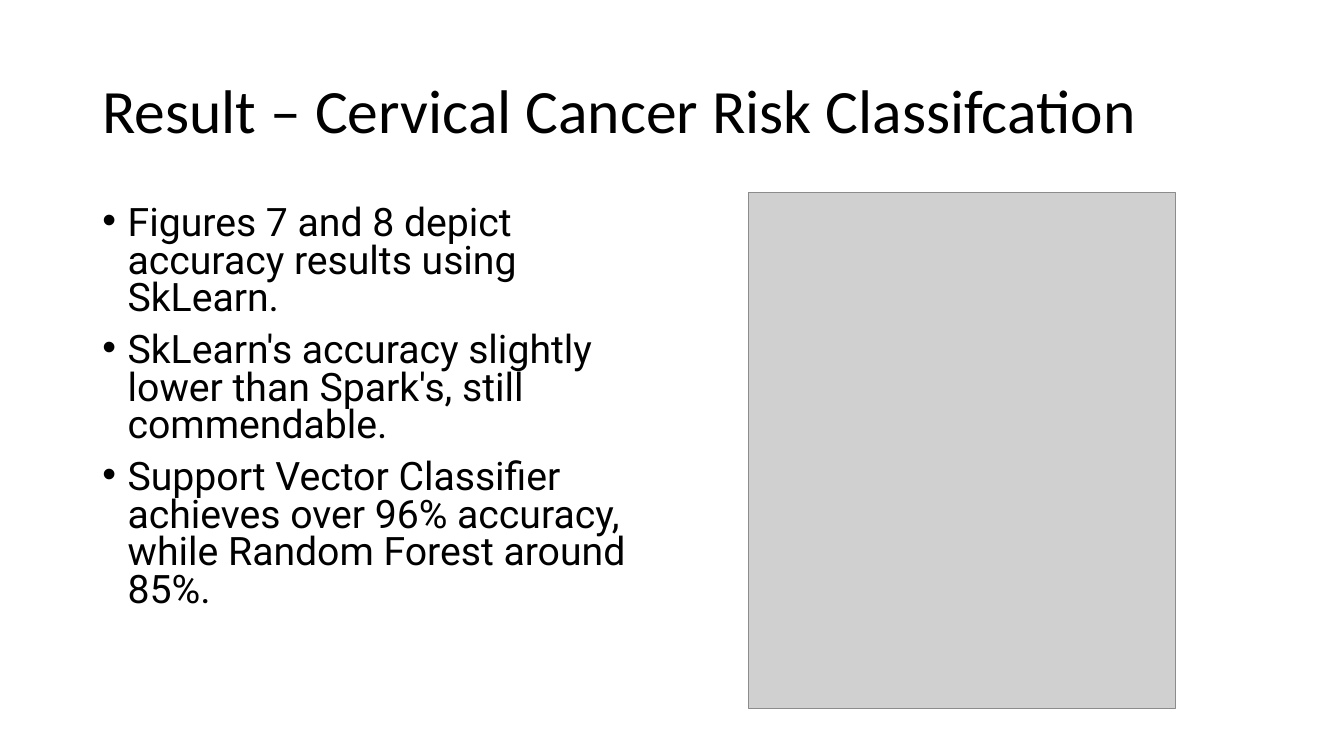
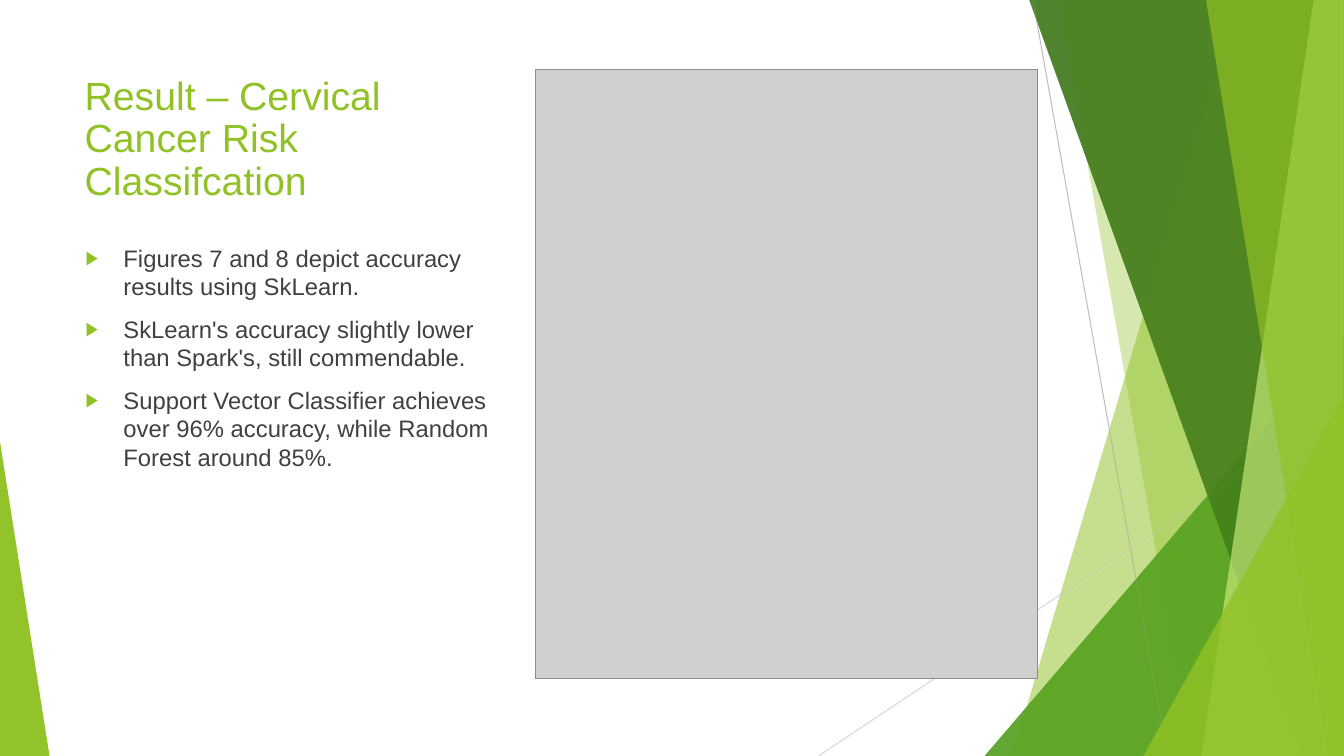
Before and after one commit to nhatthuan97/Qualifying_Final, a slide deck: slide 31 of Presentation.pptx. Drawn at 1344x756 pixels with LibreOffice and Linux fonts; fonts in the diff are those of the drawing; grey boxes stand for pictures. Boxes give left, top, right and bottom in pixels: in the first picture for what was removed or moved away, otherwise in the second. Text is boxed around its words. In the diff, an @@ line names an element or a change of style, - is before the commit and + after.

```diff
--- a/Presentation.pptx
+++ b/Presentation.pptx
@@ title "Result – Cervical Cancer Risk ...": place and size @@
-title "Result – Cervical Cancer Risk ..." at bbox=[102, 90, 1136, 134]
+title "Result – Cervical Cancer Risk ..." at bbox=[85, 81, 380, 196]
@@ title "Result – Cervical Cancer Risk ..." at bbox=[85, 81, 380, 196]: size 44 to 28 pt, font Calibri to Arial, text colour #000000 to #90C226 @@
@@ picture: place and size @@
-picture at bbox=[749, 193, 1176, 709]
+picture at bbox=[535, 70, 1037, 679]
@@ text "Figures 7 and 8 depict ...": place and size @@
-text "Figures 7 and 8 depict ..." at bbox=[128, 206, 626, 604]
+text "Figures 7 and 8 depict ..." at bbox=[123, 249, 488, 467]
@@ text "Figures 7 and 8 depict ..." at bbox=[123, 249, 488, 467]: size 28 to 17 pt, font Roboto to Arial, text colour #000000 to #404040; bullet • to ▶; line spacing 0.8 to 1 @@
@@ group added at bbox=[0, 0, 1344, 756]: 5 freeform shapes, 3 triangles @@
@@ group added at bbox=[0, 0, 1344, 756]: 5 freeform shapes, 3 triangles, 2 lines @@
```
Also in this commit, not shown: 42 other slides changed, 1 slide added.
